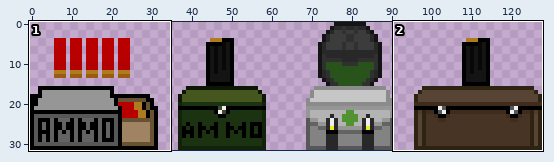
A sprite sheet gets an edit: Sprites/Weapons/Bullet/Bullet_icons.png. Above: a wide view before the commit, with the close-up outlined.
Close-up. Before the edit:
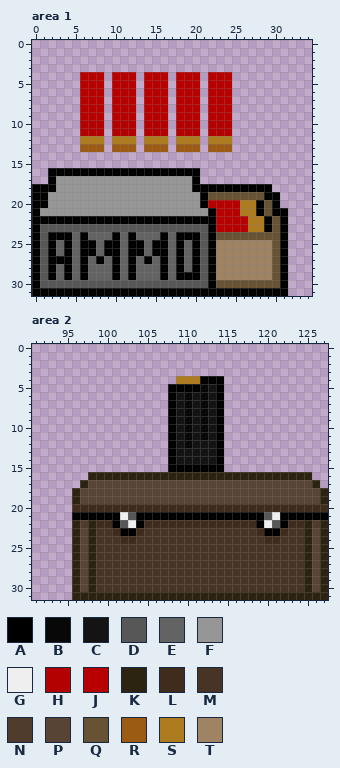
The file is 128x32 pixels. Colours within 5 levels of each other are drawn and written as one. Shown: area 1: x 0..34, y 0..31; area 2: x 91..127, y 0..31.
Palette (. is transparent): A #000000  B #080808  C #141414  D #575757  E #636363  F #969696  G #efefef  H #b30000  J #b90000  K #2c2410  L #402c1c  M #483424  N #503c2c  P #584434  Q #675333  R #9b5b13  S #af7b1f  T #9f8363
Pixels before, area 1, first column x 0:
 4 ......JJJ.JJJ.JJJ.JJJ.JJJ.......
 5 ......JJJ.JJJ.JJJ.JJJ.JJJ.......
 6 ......JJJ.JJJ.JJJ.JJJ.JJJ.......
 7 ......JJJ.JJJ.JJJ.JJJ.JJJ.......
 8 ......JJJ.JJJ.JJJ.JJJ.JJJ.......
 9 ......JJJ.JJJ.JJJ.JJJ.JJJ.......
10 ......HHH.HHH.HHH.HHH.HHH.......
11 ......HHH.HHH.HHH.HHH.HHH.......
12 ......SSS.SSS.SSS.SSS.SSS.......
13 ......RRR.RRR.RRR.RRR.RRR.......
14 ................................
15 ................................
16 ..AAAAAAAAAAAAAAAAAAA...........
17 ..AFFFFFFFFFFFFFFFFFA...........
18 AAAFFFFFFFFFFFFFFFFFAAAAAAAAAA..
19 AAFFFFFFFFFFFFFFFFFFFAQQQQQQQAA.
20 AAFFFFFFFFFFFFFFFFFFFAJJJJSSAQA.
21 AFFFFFFFFFFFFFFFFFFFFFAJJJSSAQAA
22 AAAAAAAAAAAAAAAAAAAAAAAJJJJSSAQA
23 ADDDDDDDDDDDDDDDDDDDDDAJJJJSSAQA
24 ADAAAEAEEEAEAEEEAEAAADAQQQQQQQQA
25 ADAEAEAAEAAEAAEAAEAEADATTTTTTTQA
26 ADAEAEAAEAAEAAEAAEAEADATTTTTTTQA
27 ADAAAEAEAEAEAEAEAEAEADATTTTTTTQA
28 ADAEAEAEEEAEAEEEAEAEADATTTTTTTQA
29 ADAEAEAEEEAEAEEEAEAAADATTTTTTTQA
30 ADDDDDDDDDDDDDDDDDDDDDAQQQQQQQQA
31 AAAAAAAAAAAAAAAAAAAAAAAAAAAAAAAA
Pixels before, area 2, first column x 96:
 4 .............SSSAAA.............
 5 ............AAAABCA.............
 6 ............ACBCBCA.............
 7 ............ACBCBCA.............
 8 ............ACBCBCA.............
 9 ............ACBCBCA.............
10 ............ACBCBCA.............
11 ............ACBCBCA.............
12 ............ACBCCCA.............
13 ............ACCCCCA.............
14 ............ACCCCCA.............
15 ............AAAAAAA.............
16 ..KKKKKKKKKKKKKKKKKKKKKKKKKKKK..
17 .KPPPPPPPPPPPPPPPPPPPPPPPPPPPPK.
18 KPPPPPPPPPPPPPPPPPPPPPPPPPPPPPPK
19 KPPPPPPPPPPPPPPPPPPPPPPPPPPPPPPK
20 LLLLLLLLLLLLLLLLLLLLLLLLLLLLLLLL
21 AAAAAAGDAAAAAAAAAAAAAAAADGAAAAAA
22 KNKLLADGALLLLLLLLLLLLLLAGDALLKNK
23 KPKMMLAALMMMMMMMMMMMMMMLAALMMKPK
24 KPKMMMLLMMMMMMMMMMMMMMMMLLMMMKPK
25 KPKMMMMMMMMMMMMMMMMMMMMMMMMMMKPK
26 KPKMMMMMMMMMMMMMMMMMMMMMMMMMMKPK
27 KPKMMMMMMMMMMMMMMMMMMMMMMMMMMKPK
28 KPKMMMMMMMMMMMMMMMMMMMMMMMMMMKPK
29 KPKMMMMMMMMMMMMMMMMMMMMMMMMMMKPK
30 KPKMMMMMMMMMMMMMMMMMMMMMMMMMMKPK
31 KKKKKKKKKKKKKKKKKKKKKKKKKKKKKKKK
New version:
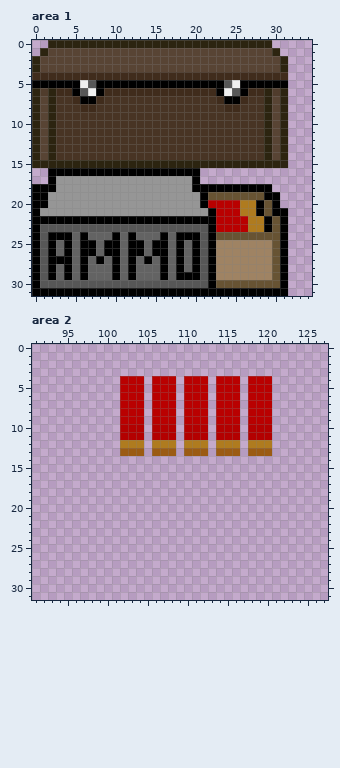
Author's note on the commit: Update level 1 - Primeira organização da fase
The edit:
Changed rows in their new state; - is an unchanged pixel.
Area 1:
first column x 0:
 0 --KKKKKKKKKKKKKKKKKKKKKKKKKKKK--
 1 -KPPPPPPPPPPPPPPPPPPPPPPPPPPPPK-
 2 KPPPPPPPPPPPPPPPPPPPPPPPPPPPPPPK
 3 KPPPPPPPPPPPPPPPPPPPPPPPPPPPPPPK
 4 LLLLLLLLLLLLLLLLLLLLLLLLLLLLLLLL
 5 AAAAAAGDAAAAAAAAAAAAAAAADGAAAAAA
 6 KNKLLADGALLLLLLLLLLLLLLAGDALLKNK
 7 KPKMMLAALMMMMMMMMMMMMMMLAALMMKPK
 8 KPKMMMLLMMMMMMMMMMMMMMMMLLMMMKPK
 9 KPKMMMMMMMMMMMMMMMMMMMMMMMMMMKPK
10 KPKMMMMMMMMMMMMMMMMMMMMMMMMMMKPK
11 KPKMMMMMMMMMMMMMMMMMMMMMMMMMMKPK
12 KPKMMMMMMMMMMMMMMMMMMMMMMMMMMKPK
13 KPKMMMMMMMMMMMMMMMMMMMMMMMMMMKPK
14 KPKMMMMMMMMMMMMMMMMMMMMMMMMMMKPK
15 KKKKKKKKKKKKKKKKKKKKKKKKKKKKKKKK
Area 2:
first column x 96:
 4 ------JJJ-JJJ.JJJ.JJJ-JJJ-------
 5 ------JJJ-JJJ.JJJ.JJJ-JJJ-------
 6 ------JJJ-JJJ.JJJ.JJJ-JJJ-------
 7 ------JJJ-JJJ.JJJ.JJJ-JJJ-------
 8 ------JJJ-JJJ.JJJ.JJJ-JJJ-------
 9 ------JJJ-JJJ.JJJ.JJJ-JJJ-------
10 ------HHH-HHH.HHH.HHH-HHH-------
11 ------HHH-HHH.HHH.HHH-HHH-------
12 ------SSS-SSS.SSS.SSS-SSS-------
13 ------RRR-RRR.RRR.RRR-RRR-------
14 ------------.......-------------
15 ------------.......-------------
16 --............................--
17 -..............................-
18 ................................
19 ................................
20 ................................
21 ................................
22 ................................
23 ................................
24 ................................
25 ................................
26 ................................
27 ................................
28 ................................
29 ................................
30 ................................
31 ................................
